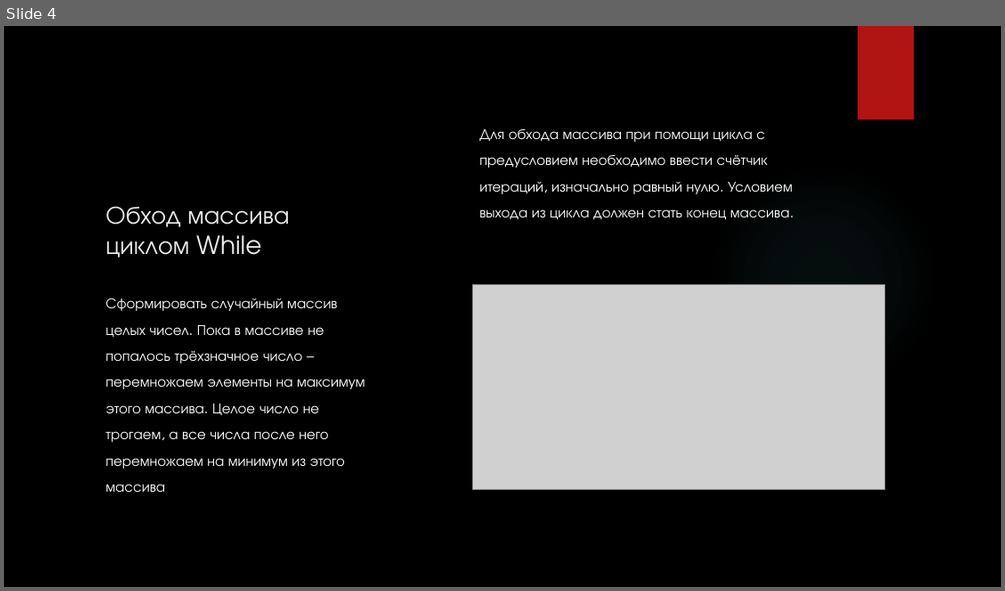
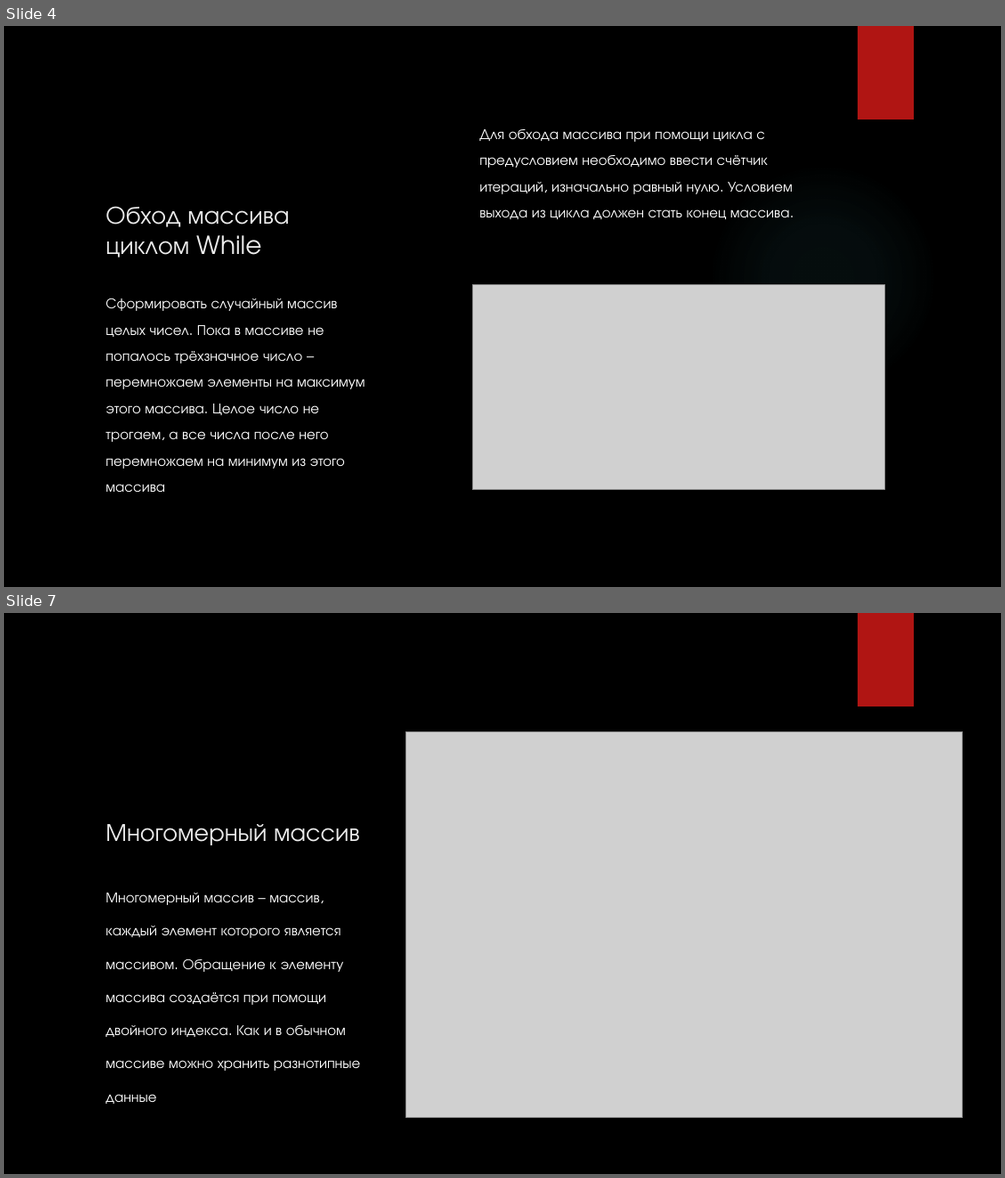
Before and after one commit to Andrew3100/pythonSOSH, a slide deck: массивы.pptx. Shown one above the other, each under a label of ours: slide 4 before the commit, slides 4 and 7 after it; the slides between them are not shown. The pictures are 1005x591 and 1005x1178 pixels, drawn with LibreOffice and Linux fonts; fonts in the diff are those of the drawing; grey boxes stand for pictures; background and template pictures are left out. Boxes give left, top, right and bottom in pixels: in the first picture for what was removed or moved away, otherwise in the second. Text is boxed around its words. In the diff, an @@ line names an element or a change of style, - is before the commit and + after.

```diff
--- a/массивы.pptx
+++ b/массивы.pptx
@@ slide 7 added at (4, 613, 1001, 1174), background picture (left out); not listed: 1 template element that a slide beside it also shows @@
@@ picture added at (406, 731, 963, 1117) @@
@@ title added at (105, 824, 360, 845), 24 pt, text #EBEBEB @@
+Многомерный массив
@@ text added at (105, 892, 360, 1103), 14 pt, text #FFFFFF @@
+Многомерный массив – массив, каждый элемент которого является массивом. Обращение к элементу массива создаётся при помощи двойного индекса. Как и в обычном массиве можно хранить разнотипные данные
```
Also in this commit, not shown: 3 slides changed, 4 other slides added, 10 other files.
